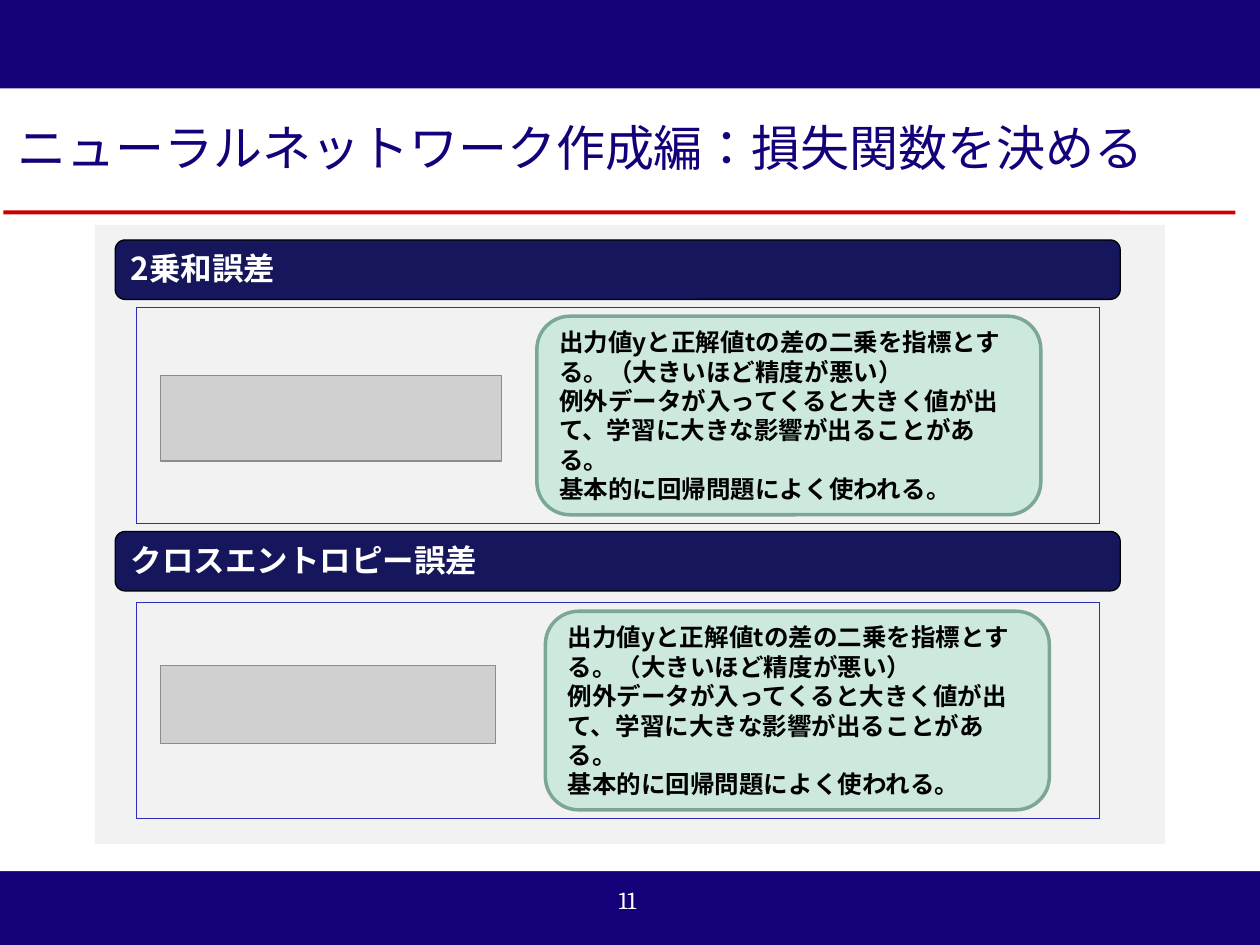
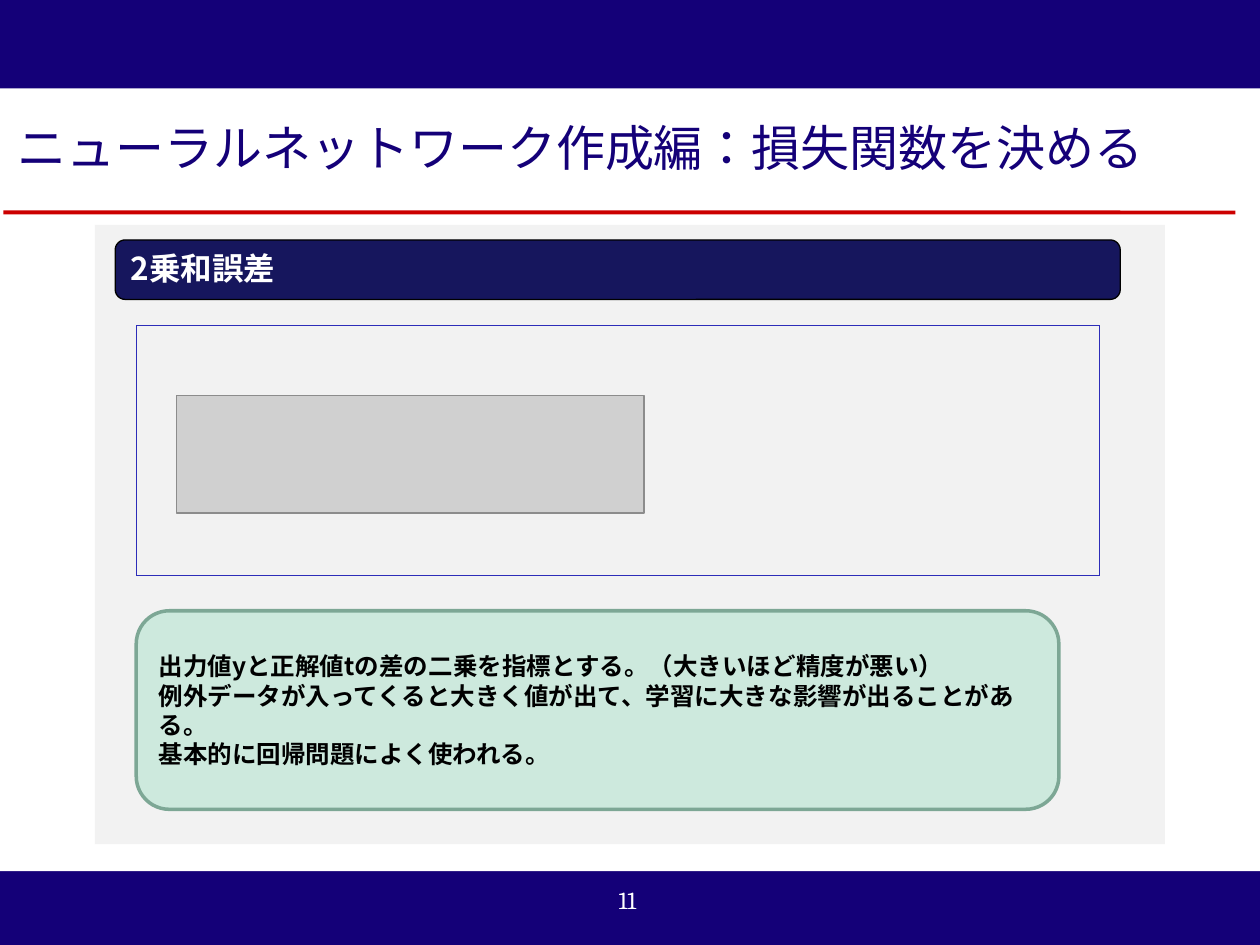
Before and after one commit to reversi-ir/ai-program, a slide deck: slide 11 of reversi-ai/result/オセロAI_技術アカデミー用説明資料.pptx. Drawn at 1260x945 pixels with LibreOffice and Linux fonts; fonts in the diff are those of the drawing; grey boxes stand for pictures; background and template pictures are left out. Boxes give left, top, right and bottom in pixels: in the first picture for what was removed or moved away, otherwise in the second. Text is boxed around its words. In the diff, an @@ line names an element or a change of style, - is before the commit and + after.

```diff
--- a/reversi-ai/result/オセロAI_技術アカデミー用説明資料.pptx
+++ b/reversi-ai/result/オセロAI_技術アカデミー用説明資料.pptx
@@ rectangle: place and size @@
-rectangle at [136,307,1099,524]
+rectangle at [136,326,1099,577]
@@ picture: place and size @@
-picture at [161,375,503,461]
+picture at [176,396,644,513]
@@ rounded rectangle removed at [115,532,1120,591] @@
-クロスエントロピー誤差
@@ rounded rectangle "出力値yと正解値tの差の二乗を指標とする。（大きいほど精度が悪い）": place and size @@
-rounded rectangle "出力値yと正解値tの差の二乗を指標とする。（大きいほど精度が悪い）" at [537,316,1041,515]
+rounded rectangle "出力値yと正解値tの差の二乗を指標とする。（大きいほど精度が悪い）" at [136,611,1058,810]
@@ rectangle removed at [136,602,1099,819] @@
@@ rounded rectangle removed at [546,611,1050,810] @@
-出力値yと正解値tの差の二乗を指標とする。（大きいほど精度が悪い）
-例外データが入ってくると大きく値が出て、学習に大きな影響が出ることがある。
-基本的に回帰問題によく使われる。
@@ picture removed at [161,665,496,743] @@
```
Also in this commit, not shown: 5 other slides changed, 7 slides added, 3 other files.
